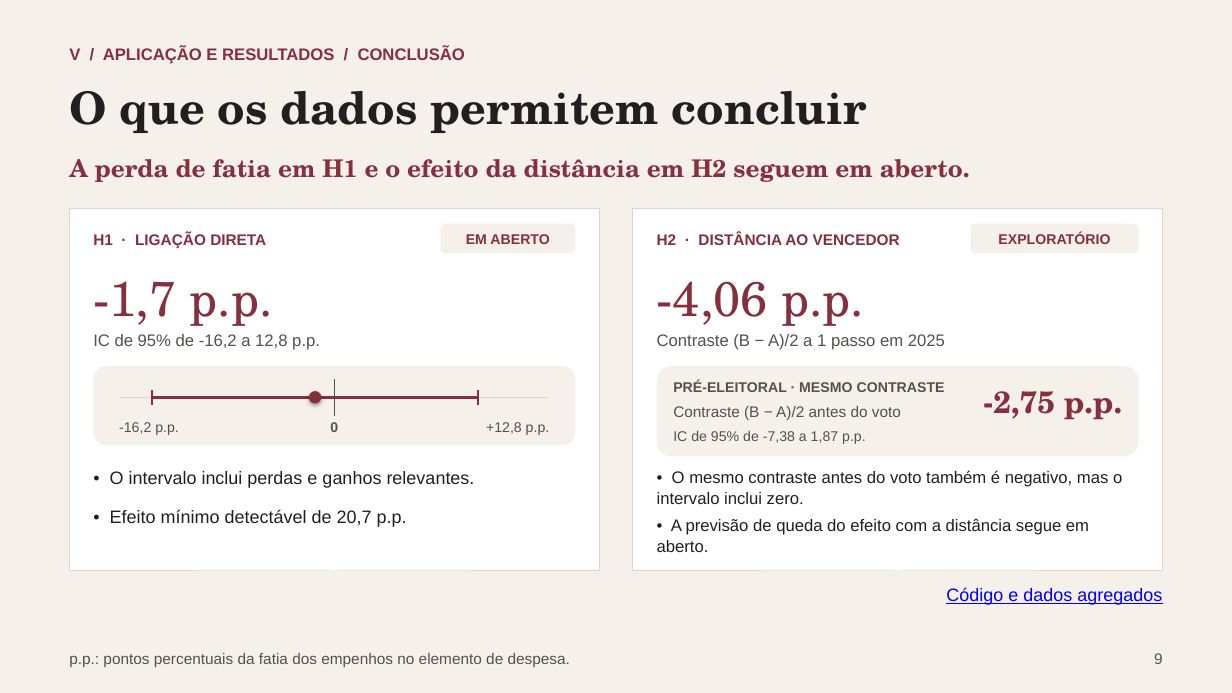
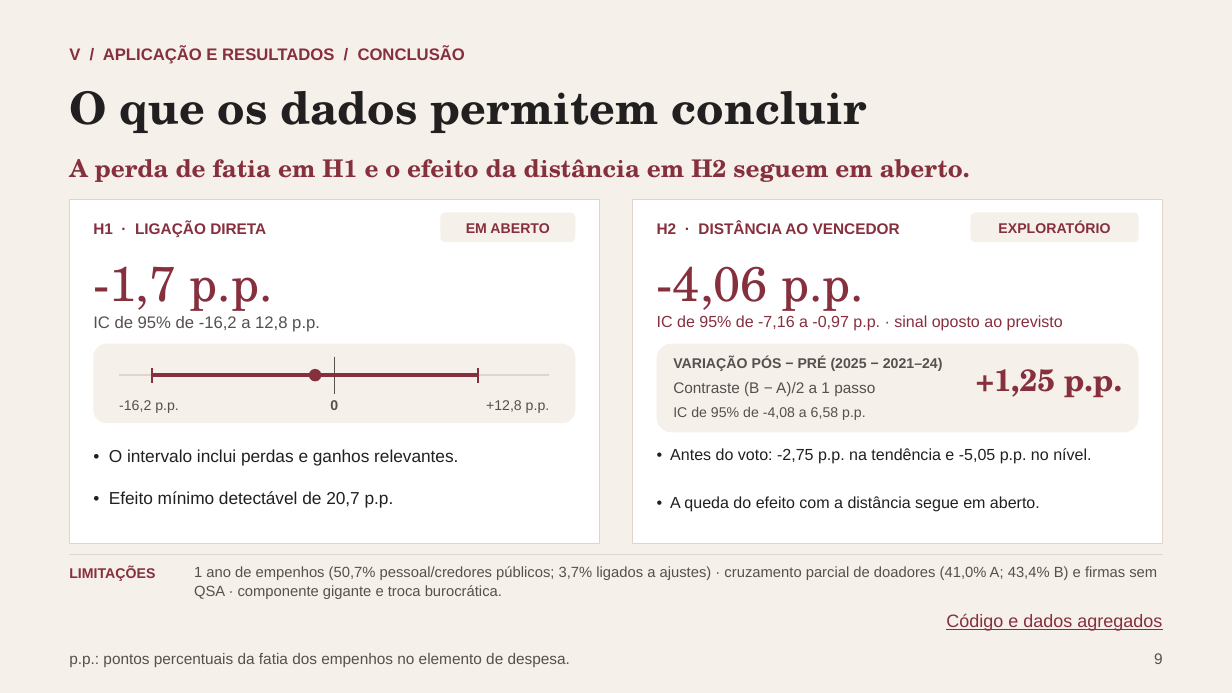
Before and after one commit to rafaelt0/redes-empresariais-alternancia-politica, a slide deck: slide 9 of output/deck.pptx. Drawn at 1232x693 pixels with LibreOffice and Linux fonts; fonts in the diff are those of the drawing. Boxes give left, top, right and bottom in pixels: in the first picture for what was removed or moved away, otherwise in the second. Text is boxed around its words. In the diff, an @@ line names an element or a change of style, - is before the commit and + after.

```diff
--- a/output/deck.pptx
+++ b/output/deck.pptx
@@ rectangle: place and size @@
-rectangle at (69,209,600,571)
+rectangle at (69,200,600,543)
@@ rectangle: place and size @@
-rectangle at (633,209,1164,571)
+rectangle at (633,200,1164,543)
@@ 4 texts, 2 rounded rectangles: place and size @@
-4 texts, 2 rounded rectangles at (93,224,1139,253)
+4 texts, 2 rounded rectangles at (93,213,1139,242)
@@ text "-1,7 p.p.": place and size @@
-text "-1,7 p.p." at (93,281,273,326)
+text "-1,7 p.p." at (93,266,273,311)
@@ text "-4,06 p.p." rewrapped from (657,281,864,326) to (657,266,864,316) @@
@@ text at (657,315,1063,331): text changed; size 13 to 12.5 pt; text colour #56504E to #862F3D @@
-Contraste (B − A)/2 a 1 passo em 2025
+IC de 95% de -7,16 a -0,97 p.p. · sinal oposto ao previsto
@@ 6 texts, 5 lines, 2 rounded rectangles, 1 ellipse: place and size @@
-6 texts, 5 lines, 2 rounded rectangles, 1 ellipse at (93,334,1140,527)
+6 texts, 5 lines, 2 rounded rectangles, 1 ellipse at (93,316,1140,508)
@@ text at (673,356,943,371): text changed @@
-PRÉ-ELEITORAL · MESMO CONTRASTE
+VARIAÇÃO PÓS − PRÉ (2025 − 2021–24)
@@ ellipse at (309,369,322,382): shadow off @@
@@ text at (673,382,875,396): text changed @@
-Contraste (B − A)/2 antes do voto
+Contraste (B − A)/2 a 1 passo
@@ text at (976,369,1122,398): text changed @@
--2,75 p.p.
++1,25 p.p.
@@ text at (673,407,866,420): text changed @@
-IC de 95% de -7,38 a 1,87 p.p.
+IC de 95% de -4,08 a 6,58 p.p.
@@ text "• O intervalo inclui perdas ..." at (109,449,458,465): size 14 to 13.5 pt @@
@@ text at (670,448,1091,464): text changed; size 13 to 12.5 pt @@
-• O mesmo contraste antes do voto também é negativo, mas o intervalo inclui zero.
+• Antes do voto: -2,75 p.p. na tendência e -5,05 p.p. no nível.
@@ text "• Efeito mínimo detectável de ..." at (109,491,394,508): size 14 to 13.5 pt @@
@@ text at (670,496,1040,512): text changed; size 13 to 12.5 pt @@
-• A previsão de queda do efeito com a distância segue em aberto.
+• A queda do efeito com a distância segue em aberto.
@@ line added from (69, 555) to (1163, 555), #DFD5CE 0.9 pt @@
@@ text added at (69,567,155,581), 11 pt, text #862F3D, bold @@
+LIMITAÇÕES
@@ text added at (194,566,1157,599), 11.5 pt, text #56504E @@
+1 ano de empenhos (50,7% pessoal/credores públicos; 3,7% ligados a ajustes) · cruzamento parcial de doadores (41,0% A; 43,4% B) e firmas sem QSA · componente gigante e troca burocrática.
@@ text "Código e dados agregados": place and size @@
-text "Código e dados agregados" at (946,587,1162,605)
+text "Código e dados agregados" at (946,613,1162,631)
@@ text "Código e dados agregados" at (946,613,1162,631): text colour #0000FF to #862F3D @@
```
Also in this commit, not shown: 6 other slides changed, 10 other files.
